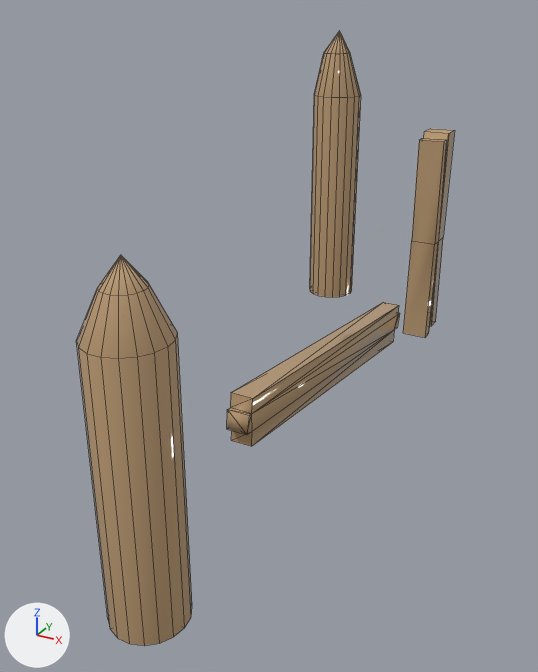
Renders of the FBX model Assets/Project/Modules/EnvironmentArt/3DModels/New3DModels/WoodFence_Low.fbx from each side of a commit.
Camera for both pictures: a 50 mm camera at (3.65, -8.11, 5.19) aimed at (-0.42, -0.71, 1.49). Lighting does not change. The marker at lower left points along +X, +Y and +Z. The picture after the commit comes second. Mesh edges are drawn as thin lines. Where no turn or scale is listed for an object, it has been applied to the vertices.

Objects in the first picture: 'Wood1_Low', 'Wood2_Low', 'Wood3_Low', 'Wood4_Low'.
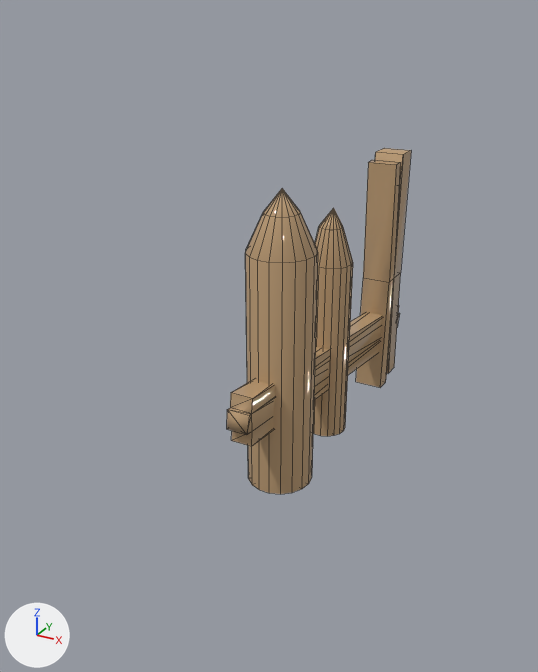
Location of each change, [x1, y1, x2, y2] in pixels of the pictures (538 x 672 px):
'Wood1_Low', moved: before [76, 255, 192, 646]; after [245, 189, 318, 494]
'Wood2_Low', moved: before [310, 31, 361, 297]; after [313, 208, 353, 436]
'Wood3_Low', moved: before [403, 128, 455, 337]; after [356, 148, 411, 388]

The change in detail:
Object 'Wood1_Low' (ob_wood1_low) moves from (0.0, -2.59, 0.0) to (0.0, 0.0, 0.0).
Object 'Wood3_Low' (ob_wood3_low) moves from (0.0, 2.17, 0.0) to (0.0, 0.0, 0.0).
Object 'Wood2_Low' (ob_wood2_low) moves from (0.0, 0.0, 1.97) to (0.0, 0.0, 0.0).
